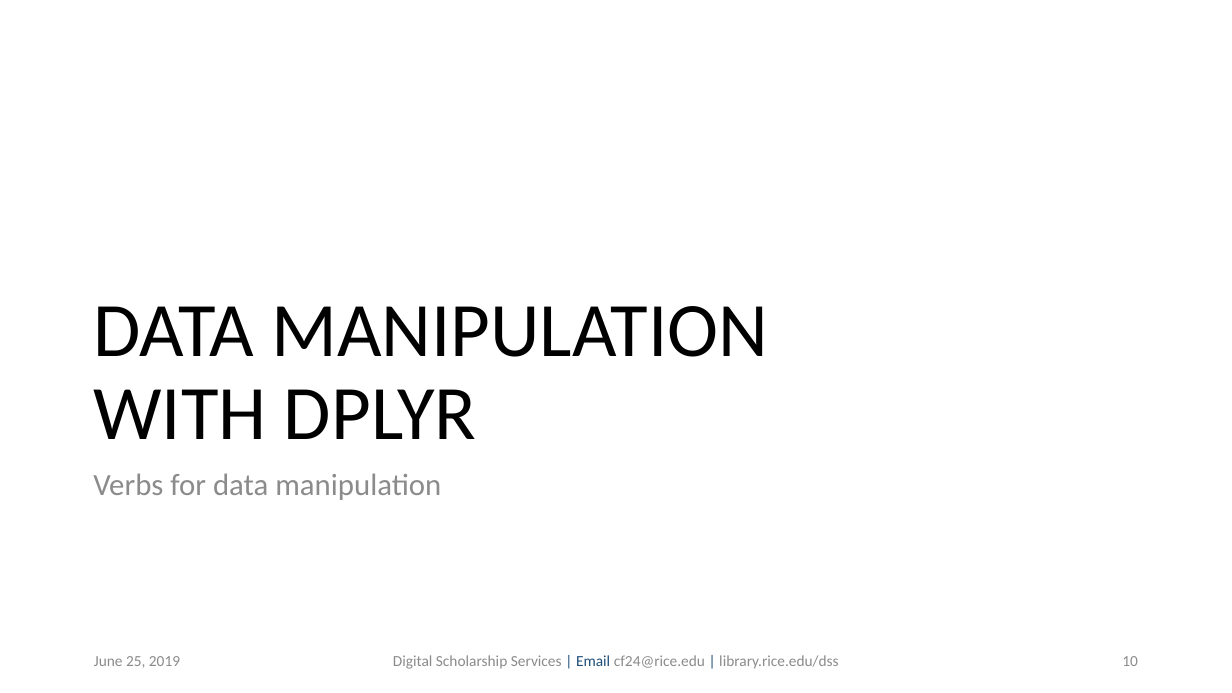
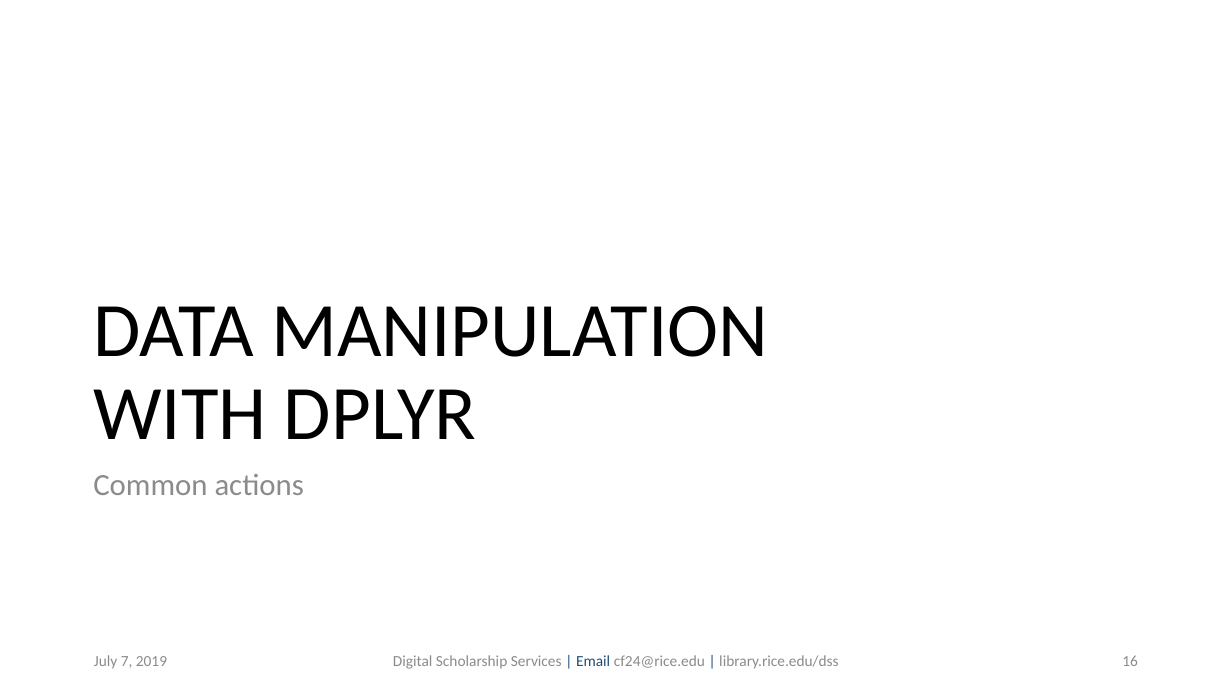
Before and after one commit to bakitybacon/rice-data-and-donuts, a slide deck: slide 16 of Rviz/R Visualization and Data Manipulation.pptx (slide 10 before the commit). Drawn at 1232x693 pixels with LibreOffice and Linux fonts; fonts in the diff are those of the drawing; background and template pictures are left out. Boxes give left, top, right and bottom in pixels: in the first picture for what was removed or moved away, otherwise in the second. Text is boxed around its words. In the diff, an @@ line names an element or a change of style, - is before the commit and + after.

```diff
--- a/Rviz/R Visualization and Data Manipulation.pptx
+++ b/Rviz/R Visualization and Data Manipulation.pptx
@@ text at [93, 474, 304, 495]: text changed @@
-Verbs for data manipulation
+Common actions
@@ text at [94, 655, 167, 669]: text changed @@
-June 25, 2019
+July 7, 2019
@@ page number at [1122, 655, 1138, 666]: text changed @@
-10
+16
```
Also in this commit, not shown: 12 other slides changed, 19 slides added, 2 other files.
